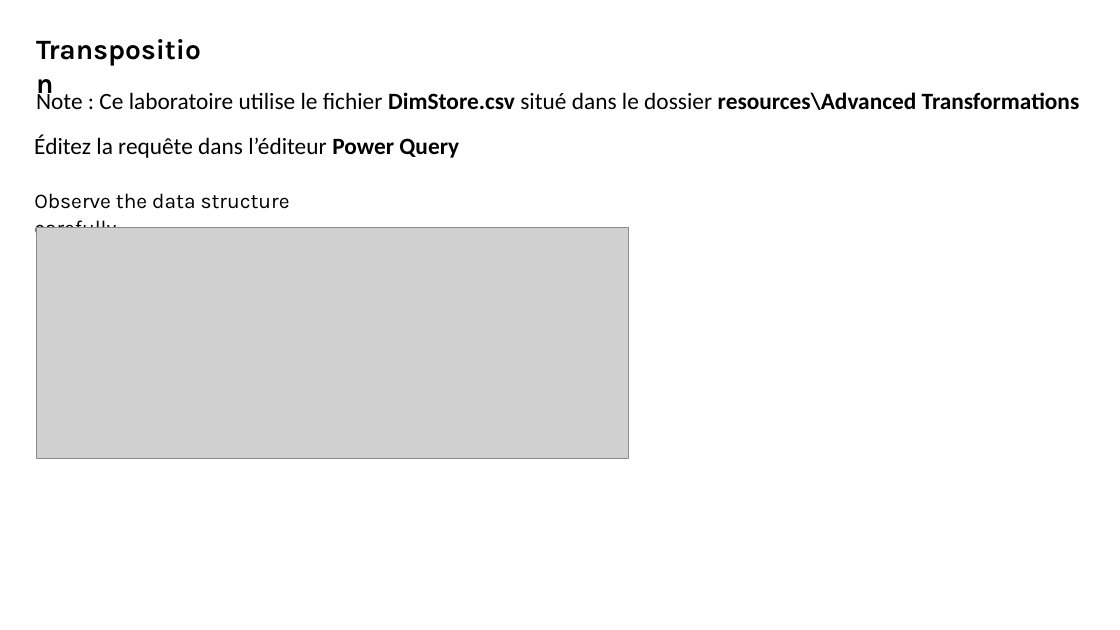
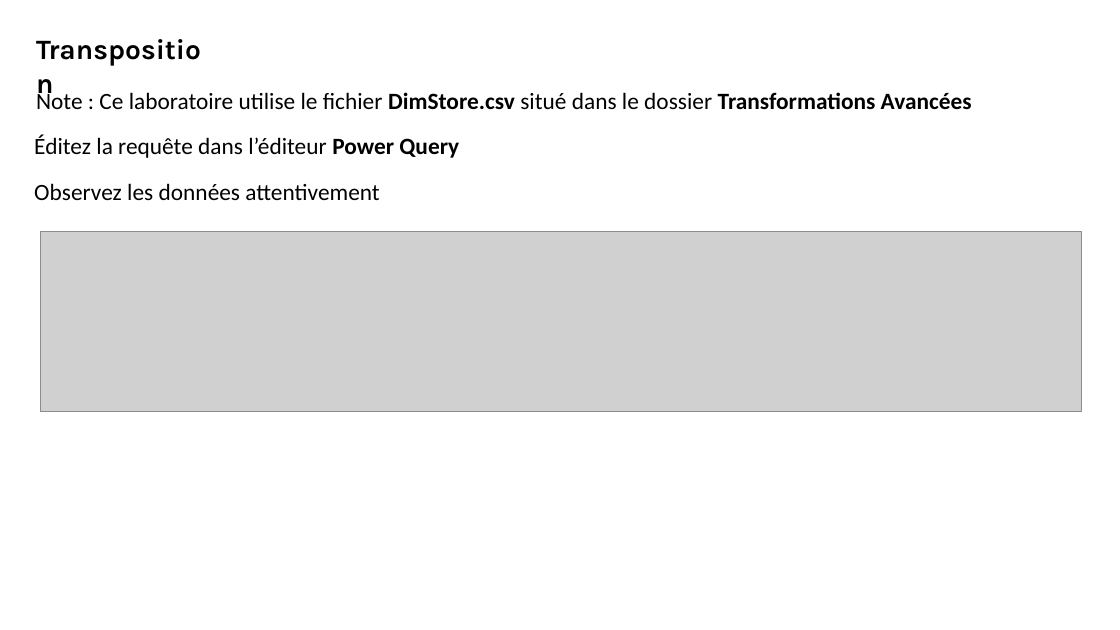
Before and after one commit to bejaouibechir/PowerBI, a slide deck: slide 2 of Français/2.Preparing data/4.Transposition.pptx. Drawn at 1120x630 pixels with LibreOffice and Linux fonts; fonts in the diff are those of the drawing; grey boxes stand for pictures. Boxes give left, top, right and bottom in pixels: in the first picture for what was removed or moved away, otherwise in the second. Text is boxed around its words. In the diff, an @@ line names an element or a change of style, - is before the commit and + after.

```diff
--- a/Français/2.Preparing data/4.Transposition.pptx
+++ b/Français/2.Preparing data/4.Transposition.pptx
@@ text at (36, 89, 972, 109): text changed @@
-Note : Ce laboratoire utilise le fichier DimStore.csv situé dans le dossier resources\Advanced Transformations
+Note : Ce laboratoire utilise le fichier DimStore.csv situé dans le dossier Transformations Avancées
@@ text removed at (34, 193, 290, 241) @@
-Observe the data structure carefully
@@ text added at (34, 183, 379, 200), 20 pt, text #000000 @@
+Observez les données attentivement
@@ picture removed at (37, 227, 628, 458) @@
@@ picture added at (40, 231, 1081, 411) @@
```
Also in this commit, not shown: 2 other slides changed, 5 slides added, 39 other files.
